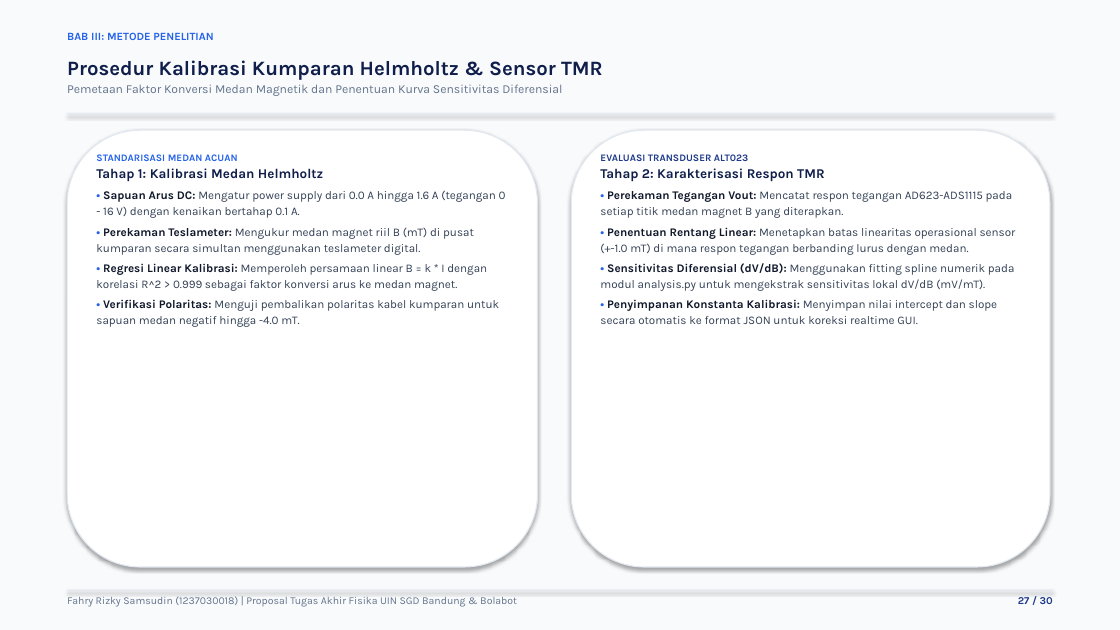
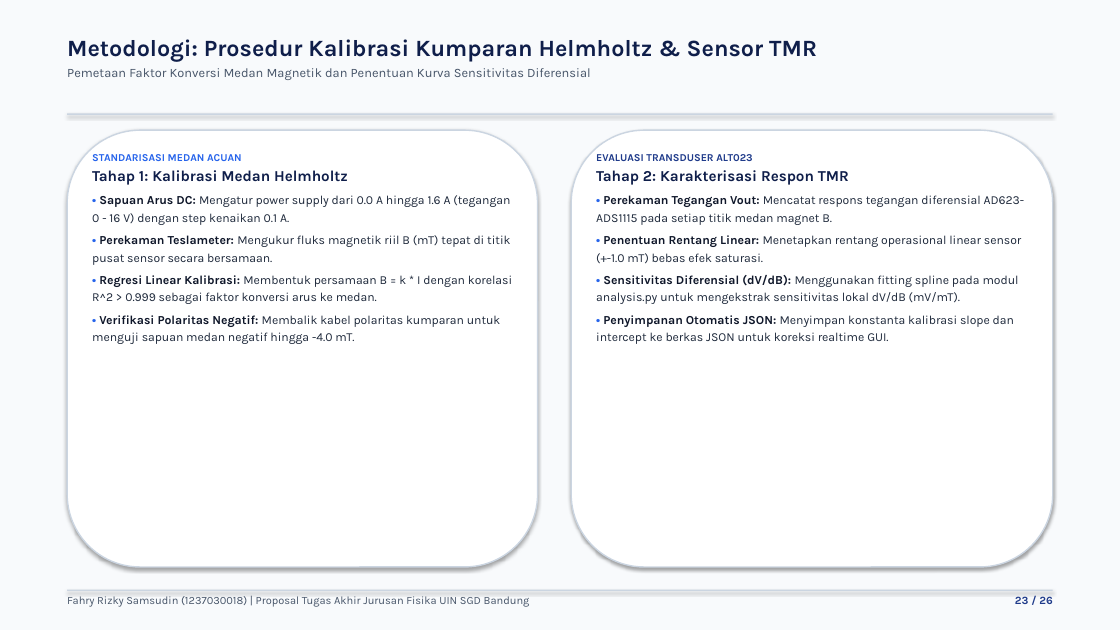
Before and after one commit to fahryrzky/PROPOSAL-TA-Fahry-RIzky-Samsudin, a slide deck: slide 23 of Proposal_TA_Fahry_Rizky_Samsudin.pptx (slide 27 before the commit). Drawn at 1120x630 pixels with LibreOffice and Linux fonts; fonts in the diff are those of the drawing. Boxes give left, top, right and bottom in pixels: in the first picture for what was removed or moved away, otherwise in the second. Text is boxed around its words. In the diff, an @@ line names an element or a change of style, - is before the commit and + after.

Commit message:
refactor(presentation): overhaul 26 slides with Gilang cover layout, visual flowchart, merged slides, and rendered LaTeX equations

```diff
--- a/Proposal_TA_Fahry_Rizky_Samsudin.pptx
+++ b/Proposal_TA_Fahry_Rizky_Samsudin.pptx
@@ text at <box>67,39,817,62</box>: text changed; size 17.5 to 20 pt @@
-Prosedur Kalibrasi Kumparan Helmholtz & Sensor TMR
+Metodologi: Prosedur Kalibrasi Kumparan Helmholtz & Sensor TMR
@@ text "Metodologi: Prosedur Kalibrasi Kumparan Helmholtz ...": place and size @@
-text "Metodologi: Prosedur Kalibrasi Kumparan Helmholtz ..." at <box>67,60,603,96</box>
+text "Metodologi: Prosedur Kalibrasi Kumparan Helmholtz ..." at <box>67,39,817,80</box>
@@ text removed at <box>67,32,213,40</box> @@
-BAB III: METODE PENELITIAN
@@ text at <box>67,68,591,80</box>: size 10.5 to 11 pt, text colour #64748B to #475569 in "Pemetaan Faktor Konversi Medan Magnetik dan Penentuan ..."; more space between paragraphs @@
@@ rectangle at <box>67,113,1053,115</box>: fill #E2E8F0 to #CBD5E1 @@
@@ rounded rectangle at <box>67,130,538,567</box>: outline #E2E8F0 1 pt to #CBD5E1 1.2 pt @@
@@ rounded rectangle at <box>571,130,1053,567</box>: outline #E2E8F0 1 pt to #CBD5E1 1.2 pt @@
@@ text at <box>92,154,348,185</box>: size 8.5 to 9 pt in "STANDARISASI MEDAN ACUAN"; size 11.5 to 13 pt in "Tahap 1: Kalibrasi Medan Helmholtz"; more space between paragraphs @@
@@ text at <box>596,154,849,185</box>: size 8.5 to 9 pt in "EVALUASI TRANSDUSER ALT023"; size 11.5 to 13 pt in "Tahap 2: Karakterisasi Respon TMR"; more space between paragraphs @@
@@ text at <box>92,195,512,344</box>: text changed; size 10 to 10.5 pt; text colour #334155 to #1E293B @@
-• Sapuan Arus DC: Mengatur power supply dari 0.0 A hingga 1.6 A (tegangan 0 - 16 V) dengan kenaikan bertahap 0.1 A.
-• Perekaman Teslameter: Mengukur medan magnet riil B (mT) di pusat kumparan secara simultan menggunakan teslameter digital.
-• Regresi Linear Kalibrasi: Memperoleh persamaan linear B = k * I dengan korelasi R^2 > 0.999 sebagai faktor konversi arus ke medan magnet.
-• Verifikasi Polaritas: Menguji pembalikan polaritas kabel kumparan untuk sapuan medan negatif hingga -4.0 mT.
+• Sapuan Arus DC: Mengatur power supply dari 0.0 A hingga 1.6 A (tegangan 0 - 16 V) dengan step kenaikan 0.1 A.
+• Perekaman Teslameter: Mengukur fluks magnetik riil B (mT) tepat di titik pusat sensor secara bersamaan.
+• Regresi Linear Kalibrasi: Membentuk persamaan B = k * I dengan korelasi R^2 > 0.999 sebagai faktor konversi arus ke medan.
+• Verifikasi Polaritas Negatif: Membalik kabel polaritas kumparan untuk menguji sapuan medan negatif hingga -4.0 mT.
@@ text at <box>596,195,1024,344</box>: text changed; size 10 to 10.5 pt; text colour #334155 to #1E293B @@
-• Perekaman Tegangan Vout: Mencatat respon tegangan AD623-ADS1115 pada setiap titik medan magnet B yang diterapkan.
-• Penentuan Rentang Linear: Menetapkan batas linearitas operasional sensor (+-1.0 mT) di mana respon tegangan berbanding lurus dengan medan.
-• Sensitivitas Diferensial (dV/dB): Menggunakan fitting spline numerik pada modul analysis.py untuk mengekstrak sensitivitas lokal dV/dB (mV/mT).
-• Penyimpanan Konstanta Kalibrasi: Menyimpan nilai intercept dan slope secara otomatis ke format JSON untuk koreksi realtime GUI.
+• Perekaman Tegangan Vout: Mencatat respons tegangan diferensial AD623-ADS1115 pada setiap titik medan magnet B.
+• Penentuan Rentang Linear: Menetapkan rentang operasional linear sensor (+-1.0 mT) bebas efek saturasi.
+• Sensitivitas Diferensial (dV/dB): Menggunakan fitting spline pada modul analysis.py untuk mengekstrak sensitivitas lokal dV/dB (mV/mT).
+• Penyimpanan Otomatis JSON: Menyimpan konstanta kalibrasi slope dan intercept ke berkas JSON untuk koreksi realtime GUI.
@@ text at <box>67,596,530,607</box>: text changed; size 9 to 9.5 pt; text colour #64748B to #475569 @@
-Fahry Rizky Samsudin (1237030018) | Proposal Tugas Akhir Fisika UIN SGD Bandung & Bolabot
+Fahry Rizky Samsudin (1237030018) | Proposal Tugas Akhir Jurusan Fisika UIN SGD Bandung
@@ rectangle at <box>67,590,1053,591</box>: fill #E2E8F0 to #CBD5E1 @@
@@ text at <box>1015,596,1052,604</box>: text changed; size 9 to 9.5 pt @@
-27 / 30
+23 / 26
```
Also in this commit, not shown: 19 other slides changed, 6 slides added, 10 slides removed, 16 other files.
